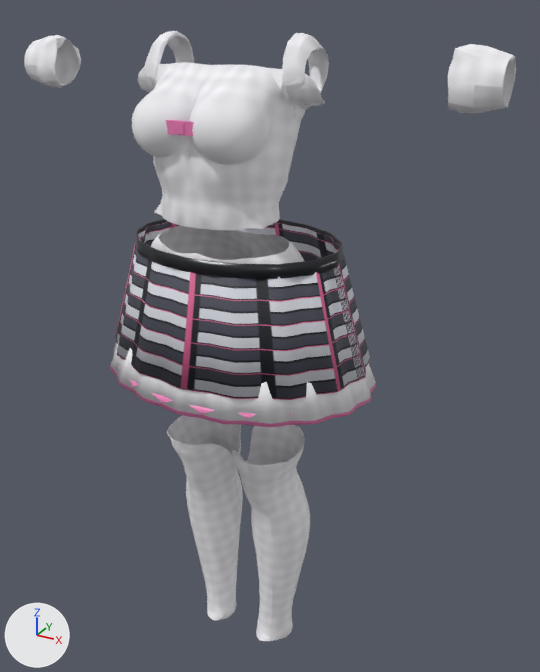
A saved change to the FBX model Assets/GenWorks/siroino-cyber-kawaii-large/Models/SiroinoCyberKawaii.fbx.
The view is the same before and after, from a 50 mm camera at (0.529, -0.865, 1.088) aimed at (0.028, 0.045, 0.633). Lighting does not change. The marker at lower left points along +X, +Y and +Z. The older version comes first.

In view in the first picture: 'Black_Pink_Plaid_Pleated_Skirt', 'Black_Skirt_Waistband', 'Pink_Underskirt_Hem', 'White_Cropped_Blouse_Front', 'White_Detached_Sleeve_L', 'White_Detached_Sleeve_R', 'White_Puff_Sleeve_L', 'White_Puff_Sleeve_R', 'White_Ruffle_Underskirt', 'White_Thigh_High_Stockings', 'White_Waist_Base' and 4 more.
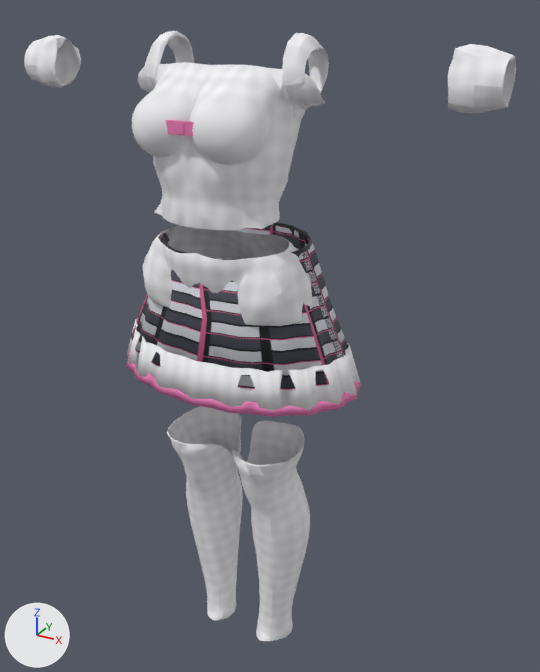
Where the change shows, as pixel boxes [x1, y1, x2, y2] in the pictures (540 x 672 px):
'Black_Pink_Plaid_Pleated_Skirt', reshaped (15% narrower, 7% shorter): before [115, 222, 370, 400]; after [131, 225, 348, 390]
'White_Ruffle_Underskirt', reshaped: before [110, 341, 376, 424]; after [128, 318, 360, 411]
'Black_Skirt_Waistband', reshaped: before [135, 219, 344, 279]; after [162, 222, 312, 260]
'Pink_Underskirt_Hem', reshaped (11% narrower, 9% shorter): before [110, 354, 376, 427]; after [126, 351, 362, 417]
'White_Waist_Base', unchanged, uncovered by the edit: before [151, 225, 304, 264]; after [143, 225, 312, 326]

Diff of the bpy script that builds the scene:
```diff
--- a/Assets/GenWorks/siroino-cyber-kawaii-large/Models/SiroinoCyberKawaii.fbx.py
+++ b/Assets/GenWorks/siroino-cyber-kawaii-large/Models/SiroinoCyberKawaii.fbx.py
@@ me_pink_underskirt_hem_mesh @@
 # used by ob_pink_underskirt_hem; location = (0.0, 0.0, 0.0)
-me_pink_underskirt_hem_mesh.from_pydata(...)  # 320 vertices, 640 faces; spans x -0.211..0.211, y -0.157..0.157, z 0.59..0.605
+me_pink_underskirt_hem_mesh.from_pydata(...)  # 320 vertices, 640 faces; spans x -0.192..0.192, y -0.126..0.126, z 0.59..0.606
+# me_pink_underskirt_hem_mesh part 4: 320 of 320 vertices moved; they spanned x -0.211..0.211, y -0.157..0.157, z 0.59..0.605 and now span x -0.192..0.192, y -0.126..0.126, z 0.59..0.606; mean shift (0.0, 0.0, 0.0)
 me_pink_underskirt_hem_mesh.materials.append(mat_mat_pink_satin)
@@ me_black_skirt_waistband_mesh @@
 # used by ob_black_skirt_waistband; location = (0.0, 0.0, 0.0)
-me_black_skirt_waistband_mesh.from_pydata(...)  # 256 vertices, 512 faces; spans x -0.156..0.156, y -0.115..0.115, z 0.777..0.795
+me_black_skirt_waistband_mesh.from_pydata(...)  # 256 vertices, 512 faces; spans x -0.108..0.108, y -0.099..0.099, z 0.776..0.796
+# me_black_skirt_waistband_mesh part 1: 256 of 256 vertices moved; they spanned x -0.156..0.156, y -0.115..0.115, z 0.777..0.795 and now span x -0.108..0.108, y -0.099..0.099, z 0.776..0.796; mean shift (0.0, 0.0, 0.0)
 me_black_skirt_waistband_mesh.materials.append(mat_mat_black_straps)
@@ me_white_ruffle_underskirt_mesh @@
 # used by ob_white_ruffle_underskirt; location = (0.0, 0.0, 0.0)
-me_white_ruffle_underskirt_mesh.from_pydata(...)  # 320 vertices, 640 faces; spans x -0.21..0.21, y -0.156..0.156, z 0.595..0.65
+me_white_ruffle_underskirt_mesh.from_pydata(...)  # 320 vertices, 640 faces; spans x -0.19..0.19, y -0.124..0.124, z 0.595..0.65
+# me_white_ruffle_underskirt_mesh part 3: 320 of 320 vertices moved; they spanned x -0.21..0.21, y -0.156..0.156, z 0.595..0.65 and now span x -0.19..0.19, y -0.124..0.124, z 0.595..0.65; mean shift (0.0, 0.0, 0.0)
 me_white_ruffle_underskirt_mesh.materials.append(mat_mat_white_soft_fabric)
@@ me_black_pink_plaid_pleated_skirt_mesh @@
 # used by ob_black_pink_plaid_pleated_skirt; location = (0.0, 0.0, 0.0)
-me_black_pink_plaid_pleated_skirt_mesh.from_pydata(...)  # 384 vertices, 768 faces; spans x -0.202..0.202, y -0.15..0.15, z 0.625..0.79
+me_black_pink_plaid_pleated_skirt_mesh.from_pydata(...)  # 384 vertices, 768 faces; spans x -0.18..0.18, y -0.117..0.117, z 0.623..0.792
+# me_black_pink_plaid_pleated_skirt_mesh part 2: 384 of 384 vertices moved; they spanned x -0.202..0.202, y -0.15..0.15, z 0.625..0.79 and now span x -0.18..0.18, y -0.117..0.117, z 0.623..0.792; mean shift (0.0, 0.0, 0.0)
 me_black_pink_plaid_pleated_skirt_mesh.materials.append(mat_mat_black_pink_plaid)
```
